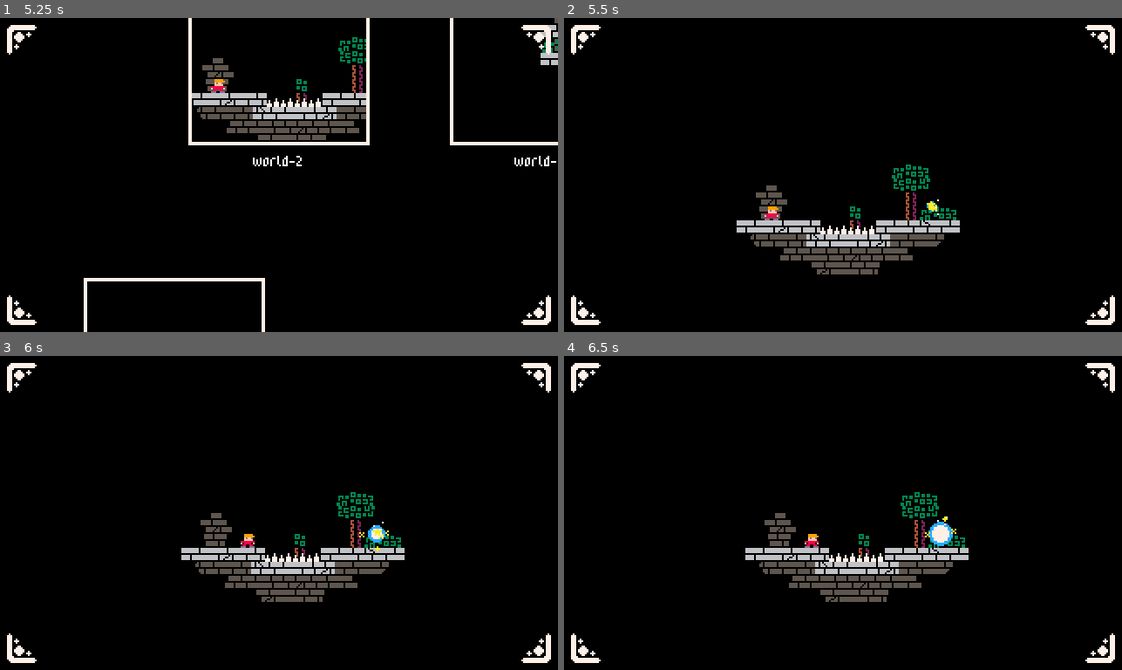
Above: before the commit, frames 1-4 (two rows, left to right).
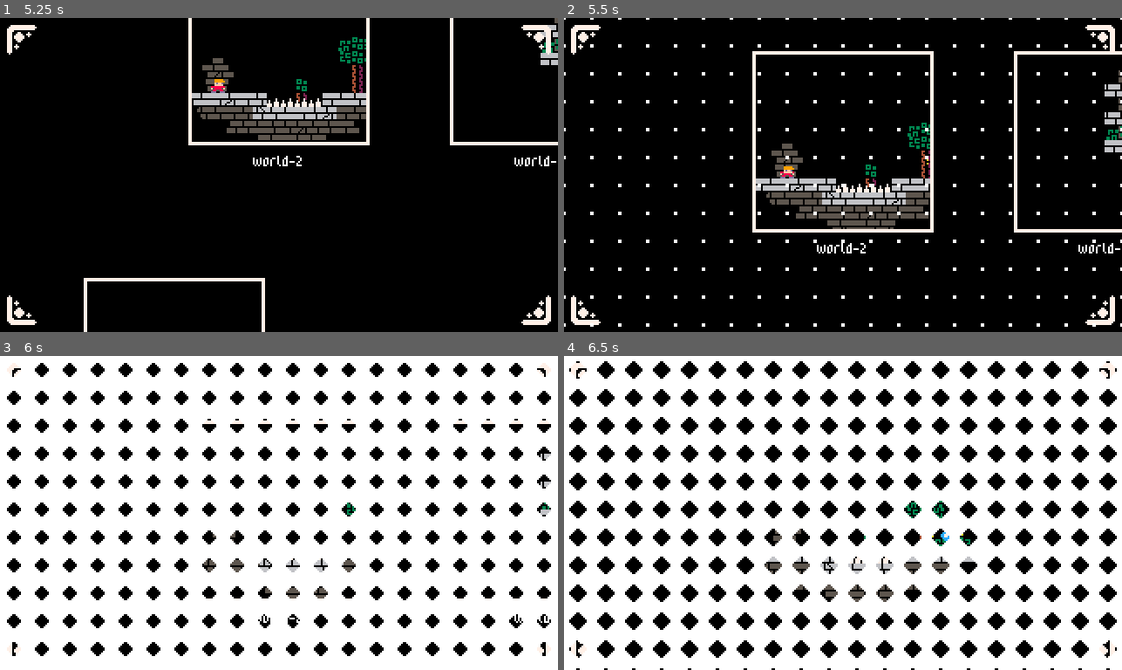
Above: after the commit, the same moments.

Repository: HarmonyHoney/tiny_crate
Game: Godot game, scene res://src/menu/select.tscn
The game is run twice, just before and just after one commit, with the same random seed, the same clock (stepped at 60 frames per second) and the same inputs.
Inputs (mouse positions are in pixels of both pictures, inside the frame that each line leads up to):
- Up to frame 1 (5.25 s): tap Enter at 0.5 s; move the mouse to (401, 159) at 0.52 s; hold Right (right) 0.53-1.25 s; hold X (jump) 0.53-1.25 s; click (401, 159) at 0.67 s; tap R (reset) at 1.25, 2, 3.5 s; drag from (167, 190) to (251, 237) at 1.27 s; move the mouse to (334, 105) at 2.02 s; hold Left (left) 2.03-2.75 s; hold X (jump) 2.03-2.75 s; drag from (251, 237) to (111, 127) at 2.77 s; move the mouse to (446, 222) at 3.52 s; hold Right (right) 3.53-4.25 s; hold X (jump) 3.53-4.25 s; drag from (111, 127) to (195, 96) at 4.27 s; move the mouse to (306, 175) at 5.02 s; hold Right (right) from 5.03 s (still down); hold X (jump) from 5.03 s (still down); click (306, 175) at 5.17 s
- Up to frame 2 (5.5 s): keep holding Right (right); keep holding X (jump)
- Up to frame 3 (6 s): release Right (right) at 5.75 s; release X (jump) at 5.75 s; drag from (195, 434) to (167, 528) at 5.77 s
- Up to frame 4 (6.5 s): no input

Frame 1 is identical in both runs. In frame 2, 10% of the frame differs, in the area x 0-100%, y 0-99%; in frame 3, 85%, in the area x 0-100%, y 0-100%; in frame 4, 77%.

Commit message:
wipe transition working great!! using emit_signal() yass ((:

Diff:
--- a/src/autoload/HUD.gd
+++ b/src/autoload/HUD.gd
@@ -3,11 +3,13 @@
 var node_timer : Label
 var node_death : Label
 var control : Control
+var wipe : Node2D
 
 func _ready():
 	node_timer = $Control/Timer/Label
 	node_death = $Control/Death
 	control = $Control
+	wipe = $Wipe
 
 func _process(delta):
 	pass
--- a/src/autoload/HUD.tscn
+++ b/src/autoload/HUD.tscn
@@ -1,9 +1,10 @@
-[gd_scene load_steps=5 format=2]
+[gd_scene load_steps=6 format=2]
 
 [ext_resource path="res://assets/font/m3x6.tres" type="DynamicFont" id=1]
 [ext_resource path="res://assets/image/timer.png" type="Texture" id=2]
 [ext_resource path="res://src/autoload/HUD.gd" type="Script" id=3]
 [ext_resource path="res://assets/image/hud2.png" type="Texture" id=4]
+[ext_resource path="res://src/fx/Wipe.tscn" type="PackedScene" id=5]
 
 [node name="HUD" type="CanvasLayer"]
 pause_mode = 2
@@ -54,3 +55,5 @@
 [node name="hud2" type="Sprite" parent="Control"]
 texture = ExtResource( 4 )
 centered = false
+
+[node name="Wipe" parent="." instance=ExtResource( 5 )]
--- a/src/fx/Wipe.tscn
+++ b/src/fx/Wipe.tscn
@@ -8,17 +8,20 @@
 var sprite : Sprite
 var sprites : Node2D
 
+export var act = false
+export var backwards = false
+
 var tick = 0.05
 var clock = 0
 
 var frame = 0
-export var backwards = false
-var done = false
+# last frame
+export var last = 14
+
+signal finish
 
 # Called when the node enters the scene tree for the first time.
 func _ready():
-	clock = tick
-
 	sprite = $Sprites/Sprite.duplicate()
 	$Sprites/Sprite.queue_free()
 	sprites = $Sprites
@@ -29,26 +32,43 @@
 			s.position = Vector2(x, y) * 16
 			sprites.add_child(s)
 
+	start() if act else stop(false)
+
 func _process(delta):
 	clock -= delta
 	if clock < 0:
 		clock += tick
 		frame += 1
 
-		if frame > 15:
+		if frame > last:
 			sprites.visible = false
-			done = true
-			set_process(false)
+			stop()
 			return
 
 		for i in sprites.get_children():
-			i.frame = clamp(15 - frame if backwards else frame, 0, 15)
+			i.frame = clamp(last - frame if backwards else frame, 0, last)
+
+func start(_backwards = false):
+	act = true
+	set_process(true)
+	frame = 0
+	clock = tick
+	backwards = _backwards
+	sprites.visible = true
+
+func stop(_emit_signal = true):
+	act = false
+	set_process(false)
+	sprites.visible = false
+
+	if _emit_signal:
+		emit_signal(\"finish\")
+
 
 "
 
 [node name="Wipe" type="Node2D"]
 script = SubResource( 2 )
-backwards = true
 
 [node name="Sprites" type="Node2D" parent="."]
 
--- a/src/menu/select.gd
+++ b/src/menu/select.gd
@@ -49,9 +49,9 @@
 func _process(delta):
 	if wait > 0:
 		wait -= delta
-		#get_port().size -= Vector2.ONE * 5
 		if wait < 0:
-			get_tree().change_scene(level_path + levels[pick] + ".tscn")
+			HUD.wipe.connect("finish", self, "load_level")
+			HUD.wipe.start()
 		return
 
 	var btnx = btn.p("right") - btn.p("left")
@@ -142,9 +142,9 @@
 
 func open_level():
 	cam.position = get_screen().rect_position + Vector2(50, 50)
-	#screens.get_children()[cursor].move_pos = cam.position - Vector2(50, 50)
 	Shared.map_name = levels[pick]
 	wait = 0.4
-	#get_tree().change_scene(level_path + levels[pick] + ".tscn")
-	#get_port().size = Vector2(50, 50)
-	get_screen().get_node("ViewportContainer").rect_size += Vector2.ONE * 50
+
+func load_level():
+	get_tree().change_scene(level_path + levels[pick] + ".tscn")
+	HUD.wipe.start(true)
